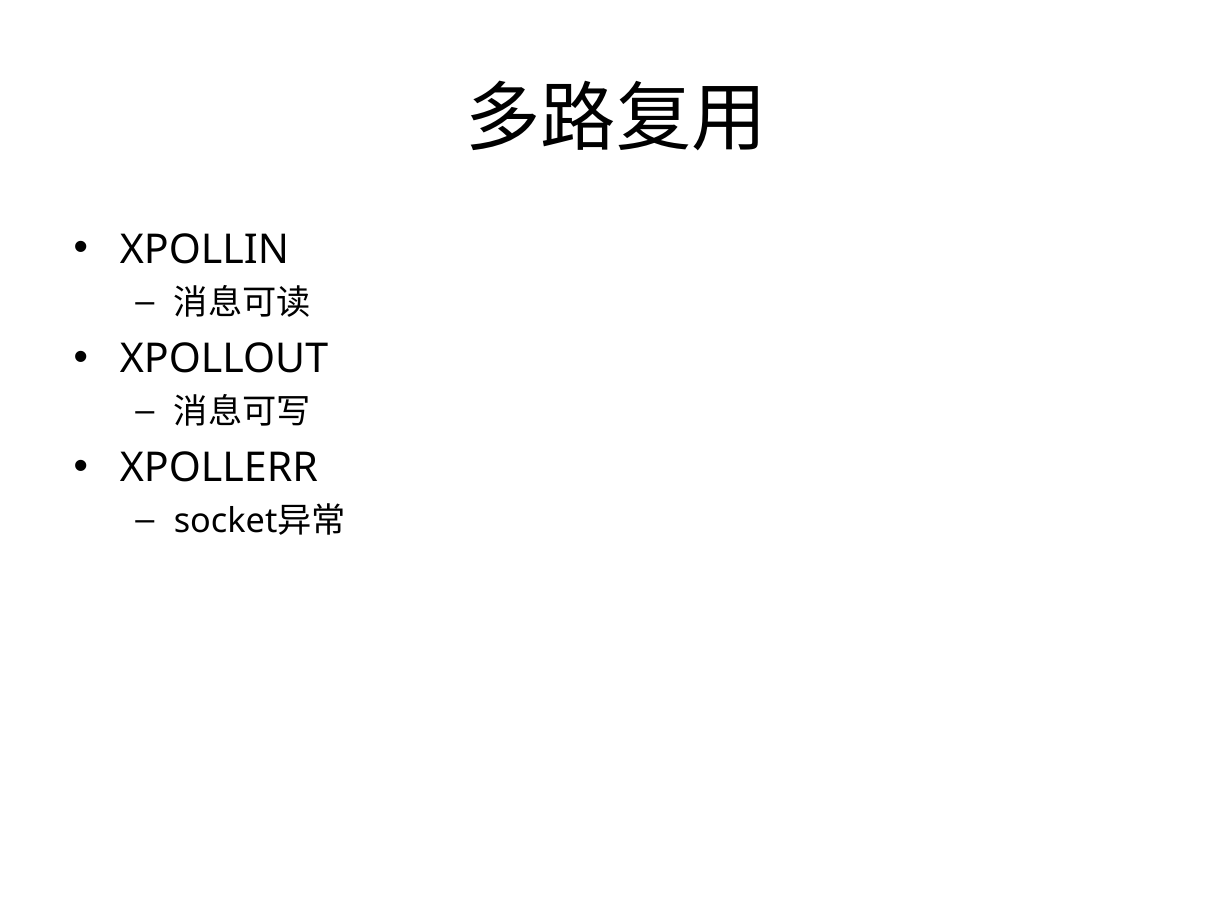
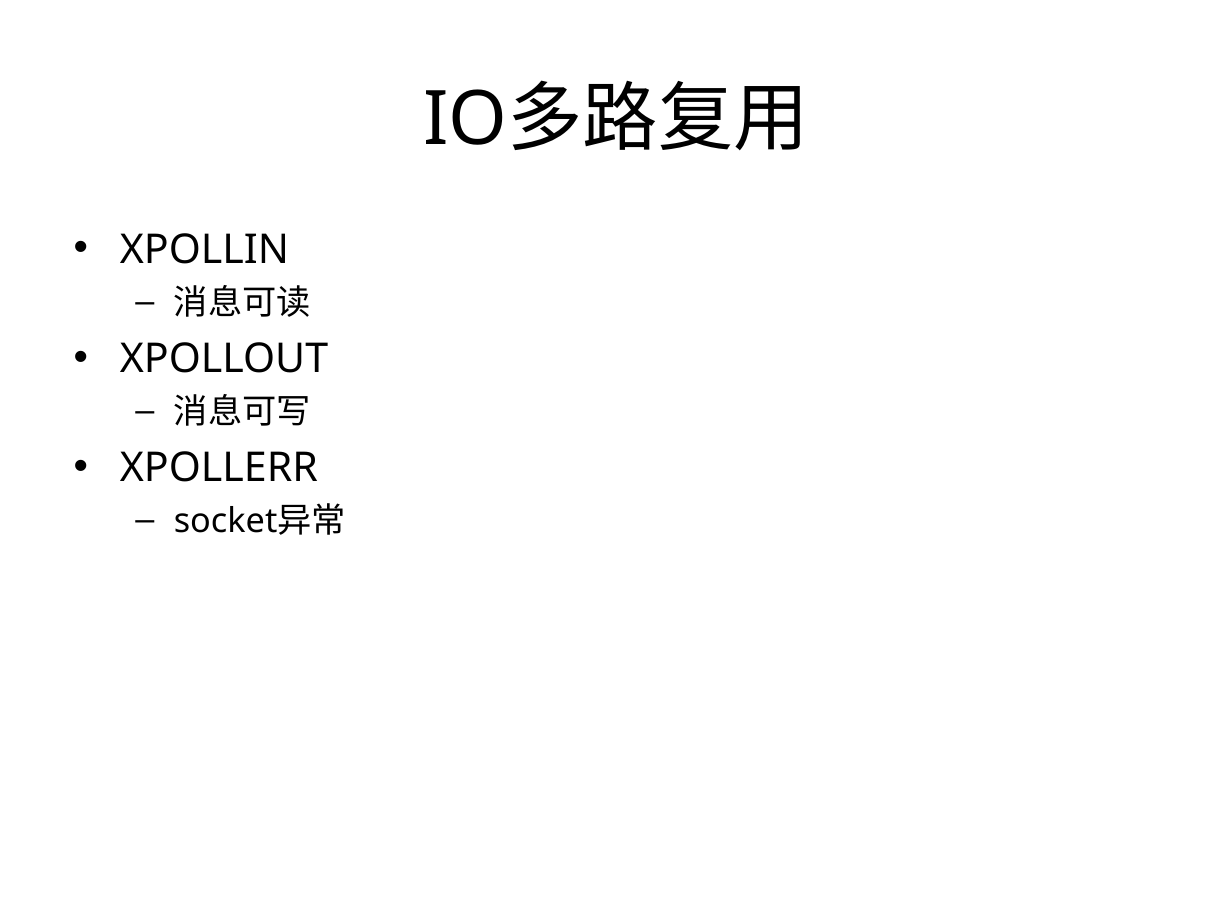
Before and after one commit to proxyio/xio, a slide deck: slide 31 of docs/PROXYIO.ppt (slide 19 before the commit). Drawn at 1232x924 pixels with LibreOffice and Linux fonts; fonts in the diff are those of the drawing. Boxes give left, top, right and bottom in pixels: in the first picture for what was removed or moved away, otherwise in the second. Text is boxed around its words. In the diff, an @@ line names an element or a change of style, - is before the commit and + after.

```diff
--- a/docs/PROXYIO.ppt
+++ b/docs/PROXYIO.ppt
@@ title at (423,80,809,150): text changed @@
-多路复用
+IO多路复用
```
Also in this commit, not shown: 11 other slides changed, 12 slides added.
